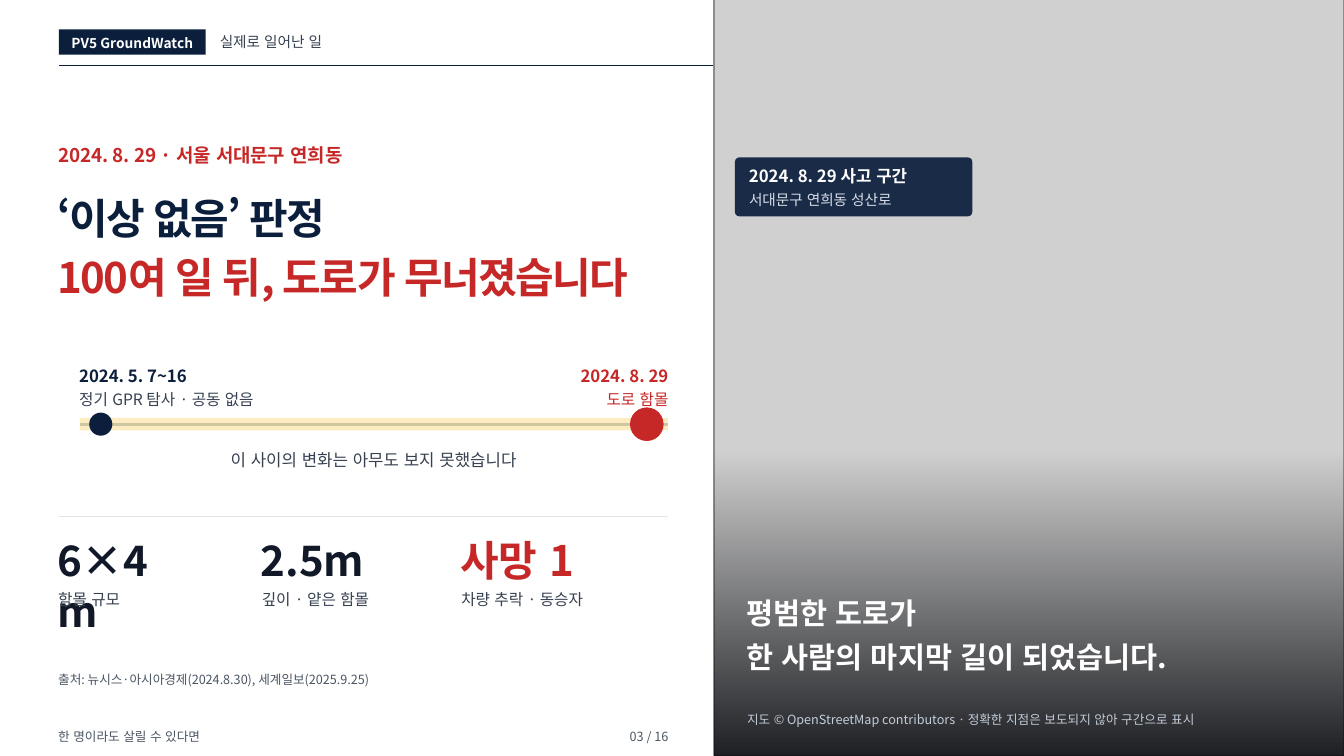
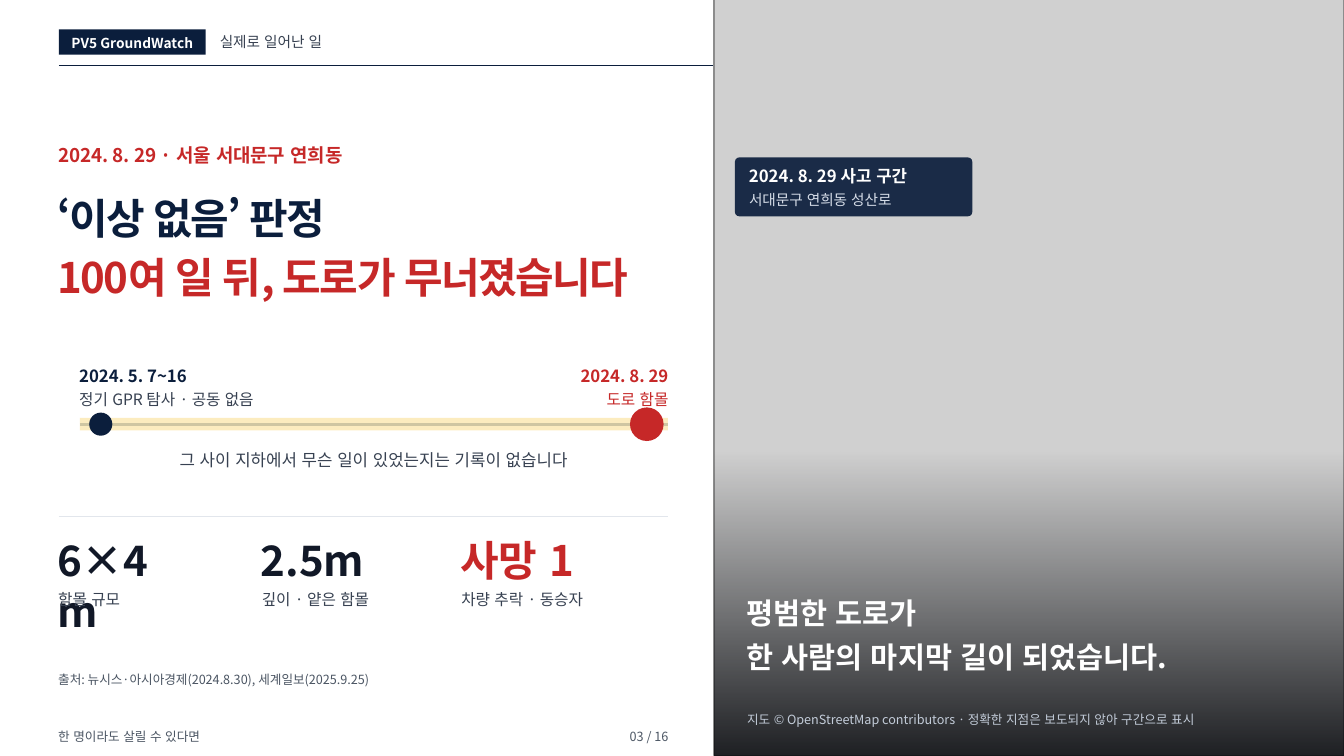
Before and after one commit to woojin-choe/pv5-hose-lab, a slide deck: slide 3 of ppt_all/PV5_GroundWatch_10_22.pptx. Drawn at 1344x756 pixels with LibreOffice and Linux fonts; fonts in the diff are those of the drawing; grey boxes stand for pictures. Boxes give left, top, right and bottom in pixels: in the first picture for what was removed or moved away, otherwise in the second. Text is boxed around its words. In the diff, an @@ line names an element or a change of style, - is before the commit and + after.

```diff
--- a/ppt_all/PV5_GroundWatch_10_22.pptx
+++ b/ppt_all/PV5_GroundWatch_10_22.pptx
@@ text at bbox=[180, 452, 568, 468]: text changed @@
-이 사이의 변화는 아무도 보지 못했습니다
+그 사이 지하에서 무슨 일이 있었는지는 기록이 없습니다
```
Also in this commit, not shown: 8 other slides changed, 27 other files.
